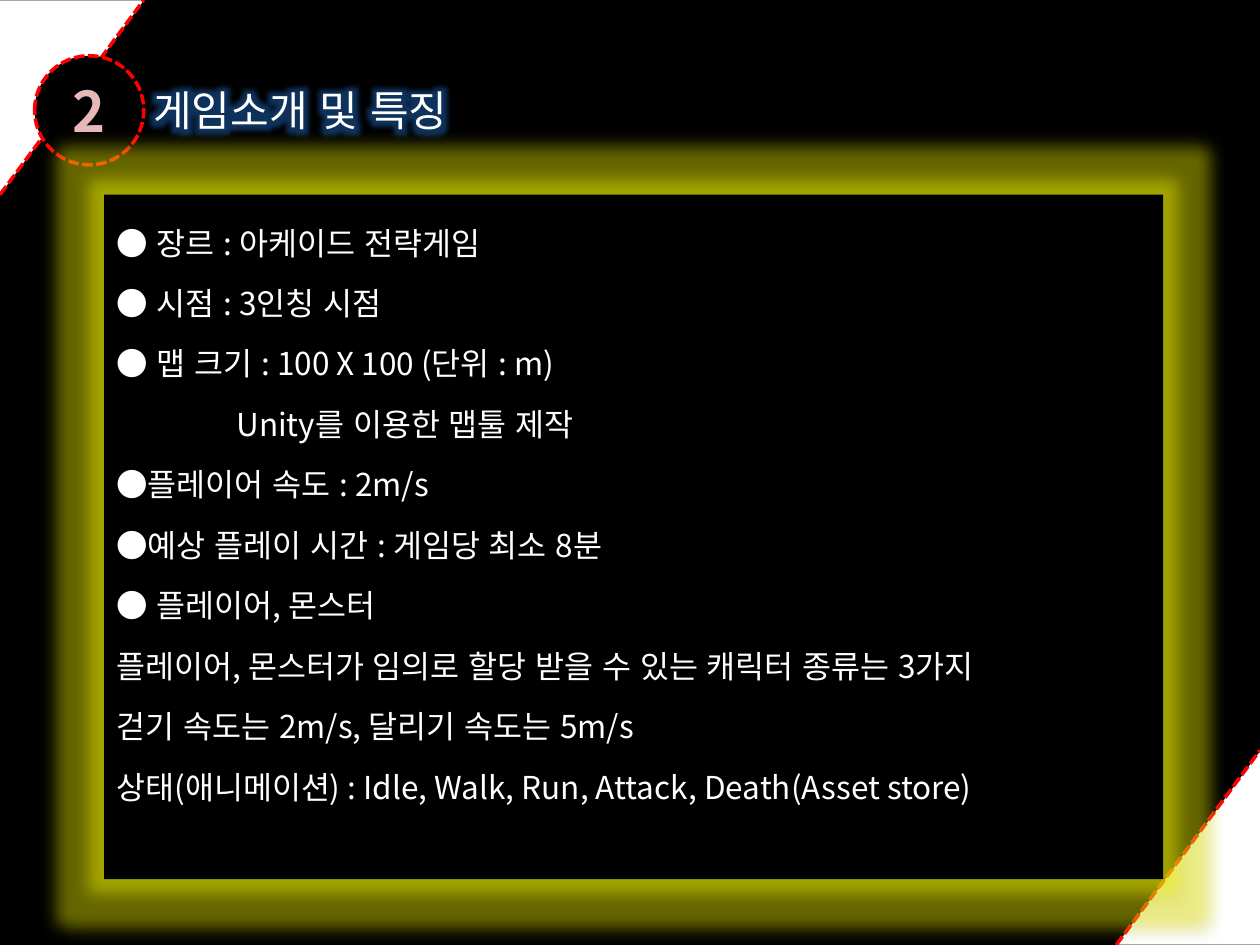
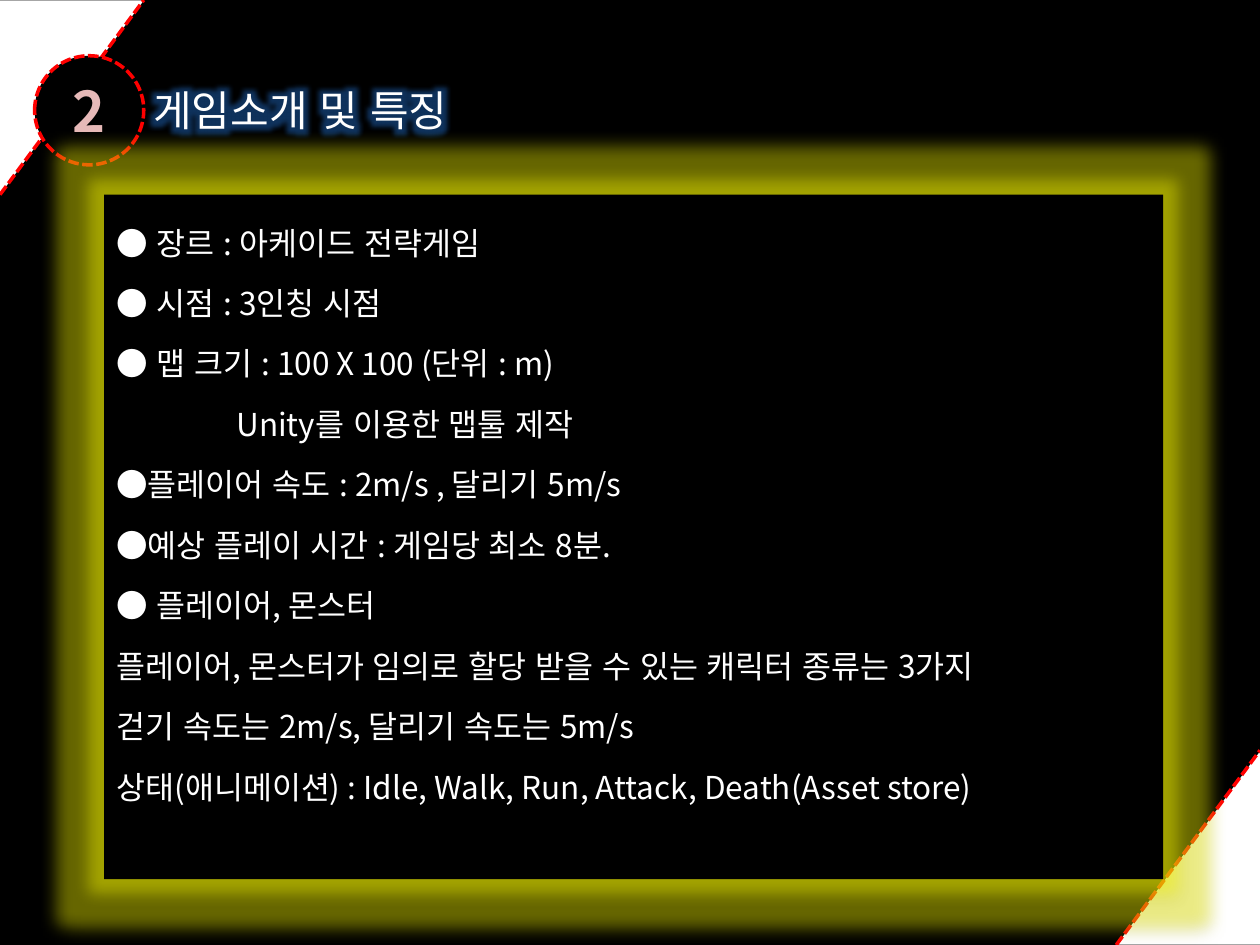
Before and after one commit to dygks910910/Darkness, a slide deck: slide 7 of 졸업작품 제안서(박요한,민두홍,정재훈).pptx (slide 6 before the commit). Drawn at 1260x945 pixels with LibreOffice and Linux fonts; fonts in the diff are those of the drawing. Boxes give left, top, right and bottom in pixels: in the first picture for what was removed or moved away, otherwise in the second. Text is boxed around its words. In the diff, an @@ line names an element or a change of style, - is before the commit and + after.

```diff
--- a/졸업작품 제안서(박요한,민두홍,정재훈).pptx
+++ b/졸업작품 제안서(박요한,민두홍,정재훈).pptx
@@ text in rectangle at box(116, 470, 622, 560): text changed @@
-●플레이어 속도 : 2m/s
-●예상 플레이 시간 : 게임당 최소 8분
+●플레이어 속도 : 2m/s , 달리기 5m/s
+●예상 플레이 시간 : 게임당 최소 8분.
```
Also in this commit, not shown: 3 other slides changed.
